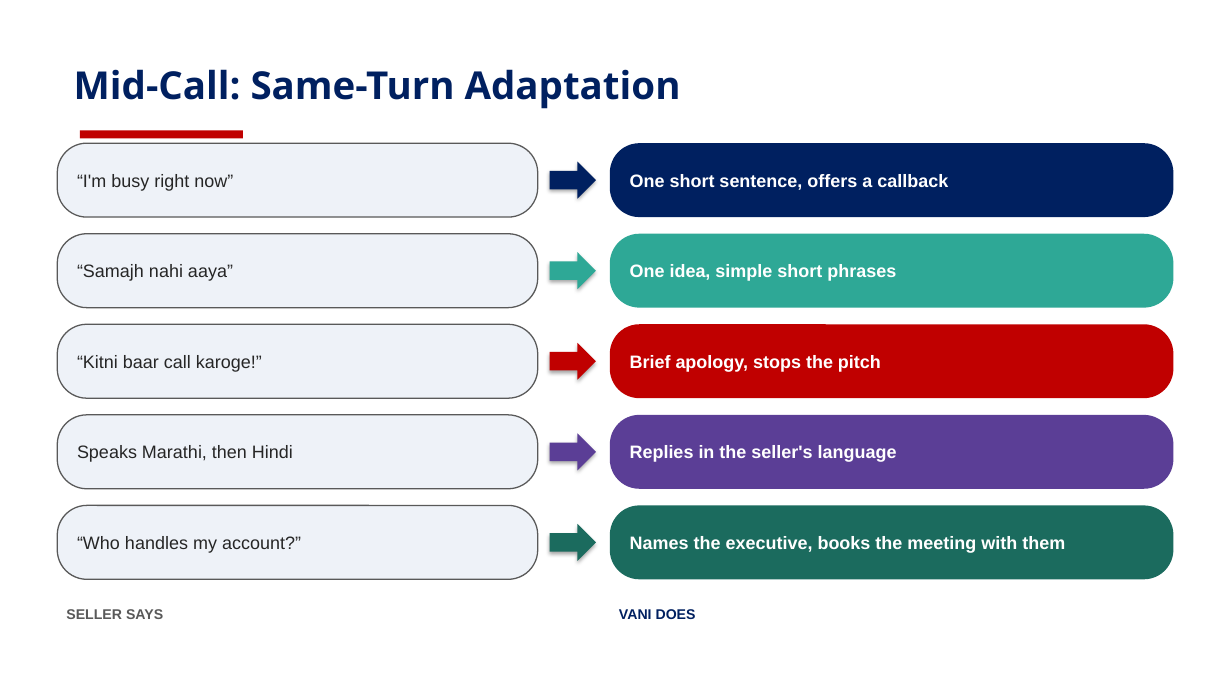
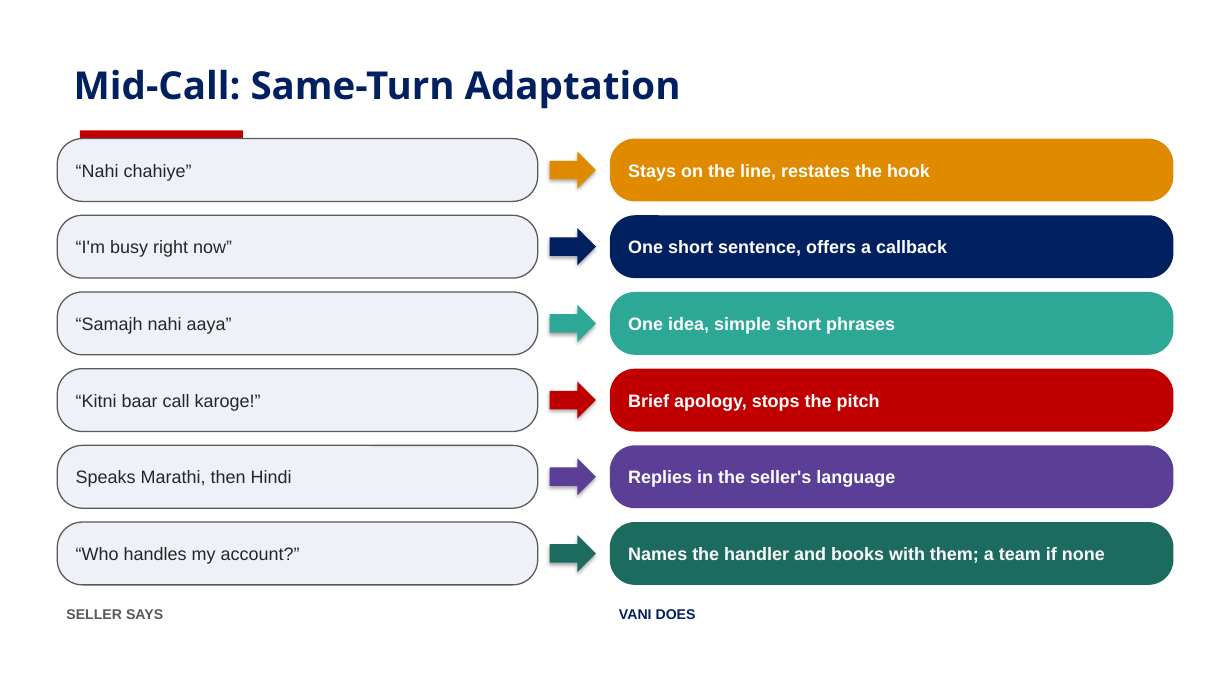
Before and after one commit to risu1139/vani-hackathon, a slide deck: slide 8 of outputs/plans/VANI_Persona_Design_Deck_v2_visual.pptx. Drawn at 1232x693 pixels with LibreOffice and Linux fonts; fonts in the diff are those of the drawing; background and template pictures are left out. Boxes give left, top, right and bottom in pixels: in the first picture for what was removed or moved away, otherwise in the second. Text is boxed around its words. In the diff, an @@ line names an element or a change of style, - is before the commit and + after.

```diff
--- a/outputs/plans/VANI_Persona_Design_Deck_v2_visual.pptx
+++ b/outputs/plans/VANI_Persona_Design_Deck_v2_visual.pptx
@@ rounded rectangle added at bbox=[57, 139, 538, 201], fill #EEF2F8, outline #595959 1 pt, 14 pt, text #262626 @@
+“Nahi chahiye”
@@ rounded rectangle added at bbox=[610, 139, 1174, 201], fill #E08A00, 14 pt, text #FFFFFF, bold @@
+Stays on the line, restates the hook
@@ right arrow added at bbox=[550, 152, 596, 189], fill #E08A00 @@
@@ rounded rectangle "“I'm busy right now”": place and size @@
-rounded rectangle "“I'm busy right now”" at bbox=[57, 143, 538, 217]
+rounded rectangle "“I'm busy right now”" at bbox=[57, 215, 538, 278]
@@ right arrow: place and size @@
-right arrow at bbox=[550, 162, 596, 199]
+right arrow at bbox=[550, 228, 596, 265]
@@ rounded rectangle "One short sentence, offers a ...": place and size @@
-rounded rectangle "One short sentence, offers a ..." at bbox=[610, 143, 1174, 217]
+rounded rectangle "One short sentence, offers a ..." at bbox=[610, 215, 1174, 278]
@@ rounded rectangle "“Samajh nahi aaya”": place and size @@
-rounded rectangle "“Samajh nahi aaya”" at bbox=[57, 234, 538, 308]
+rounded rectangle "“Samajh nahi aaya”" at bbox=[57, 292, 538, 355]
@@ rounded rectangle "One idea, simple short phrases": place and size @@
-rounded rectangle "One idea, simple short phrases" at bbox=[610, 234, 1174, 308]
+rounded rectangle "One idea, simple short phrases" at bbox=[610, 292, 1174, 355]
@@ right arrow: place and size @@
-right arrow at bbox=[550, 252, 596, 289]
+right arrow at bbox=[550, 305, 596, 342]
@@ rounded rectangle "“Kitni baar call karoge!”": place and size @@
-rounded rectangle "“Kitni baar call karoge!”" at bbox=[57, 324, 538, 398]
+rounded rectangle "“Kitni baar call karoge!”" at bbox=[57, 369, 538, 432]
@@ right arrow: place and size @@
-right arrow at bbox=[550, 343, 596, 380]
+right arrow at bbox=[550, 382, 596, 419]
@@ rounded rectangle "Brief apology, stops the pitch": place and size @@
-rounded rectangle "Brief apology, stops the pitch" at bbox=[610, 324, 1174, 398]
+rounded rectangle "Brief apology, stops the pitch" at bbox=[610, 369, 1174, 432]
@@ rounded rectangle "Speaks Marathi, then Hindi": place and size @@
-rounded rectangle "Speaks Marathi, then Hindi" at bbox=[57, 415, 538, 489]
+rounded rectangle "Speaks Marathi, then Hindi" at bbox=[57, 445, 538, 508]
@@ rounded rectangle "Replies in the seller's language": place and size @@
-rounded rectangle "Replies in the seller's language" at bbox=[610, 415, 1174, 489]
+rounded rectangle "Replies in the seller's language" at bbox=[610, 445, 1174, 508]
@@ right arrow: place and size @@
-right arrow at bbox=[550, 433, 596, 470]
+right arrow at bbox=[550, 458, 596, 495]
@@ rounded rectangle "“Who handles my account?”": place and size @@
-rounded rectangle "“Who handles my account?”" at bbox=[57, 506, 538, 579]
+rounded rectangle "“Who handles my account?”" at bbox=[57, 522, 538, 585]
@@ right arrow: place and size @@
-right arrow at bbox=[550, 524, 596, 561]
+right arrow at bbox=[550, 535, 596, 572]
@@ rounded rectangle "Names the handler and books ...": place and size @@
-rounded rectangle "Names the handler and books ..." at bbox=[610, 506, 1174, 579]
+rounded rectangle "Names the handler and books ..." at bbox=[610, 522, 1174, 585]
@@ text in rounded rectangle at bbox=[628, 547, 1105, 563]: text changed @@
-Names the executive, books the meeting with them
+Names the handler and books with them; a team if none
```
Also in this commit, not shown: 3 other slides changed, 1 other file.
